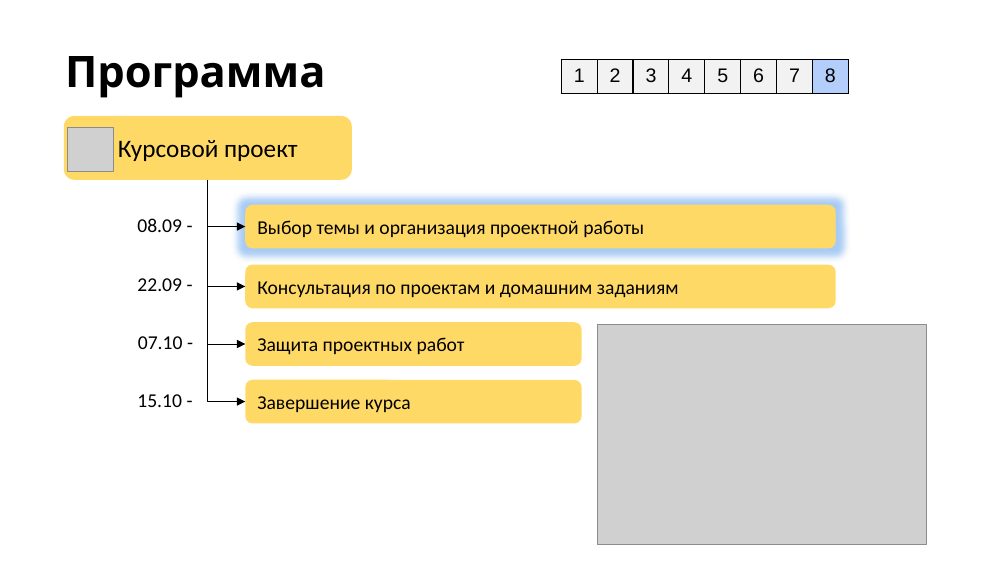
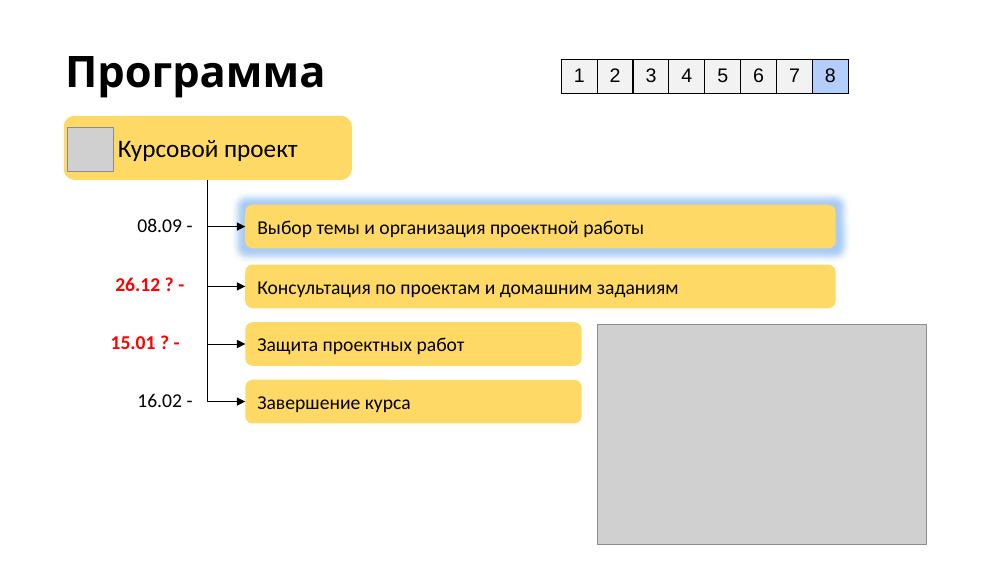
Before and after one commit to stureiko/Otus_lectures, a slide deck: slide 8 of MLOps/42 - Course project/Course project.pptx. Drawn at 1008x567 pixels with LibreOffice and Linux fonts; fonts in the diff are those of the drawing; grey boxes stand for pictures; background and template pictures are left out. Boxes give left, top, right and bottom in pixels: in the first picture for what was removed or moved away, otherwise in the second. Text is boxed around its words. In the diff, an @@ line names an element or a change of style, - is before the commit and + after.

```diff
--- a/MLOps/42 - Course project/Course project.pptx
+++ b/MLOps/42 - Course project/Course project.pptx
@@ text at (115, 277, 160, 291): text changed; text colour #000000 to #FF0000; bold on @@
-22.09 -
+26.12 ? -
@@ text at (111, 336, 156, 349): text changed; text colour #000000 to #FF0000; bold on @@
-07.10 -
+15.01 ? -
@@ text at (137, 393, 182, 407): text changed @@
-15.10 -
+16.02 -
```
Also in this commit, not shown: 28 other files.
